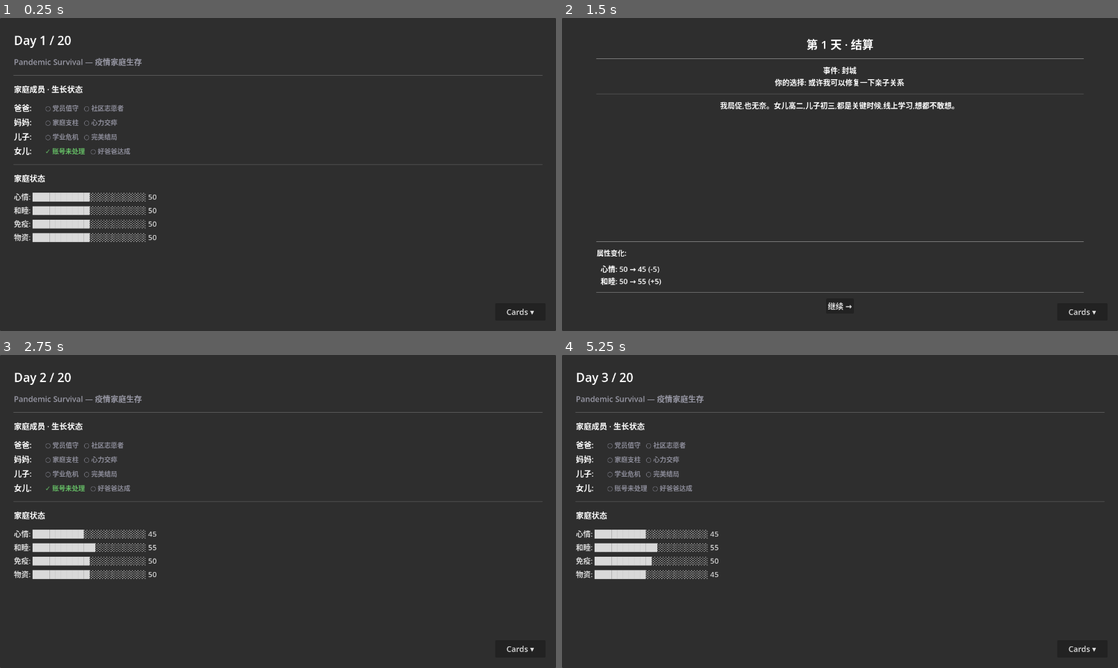
Above: before the commit, frames 1-4 (two rows, left to right).
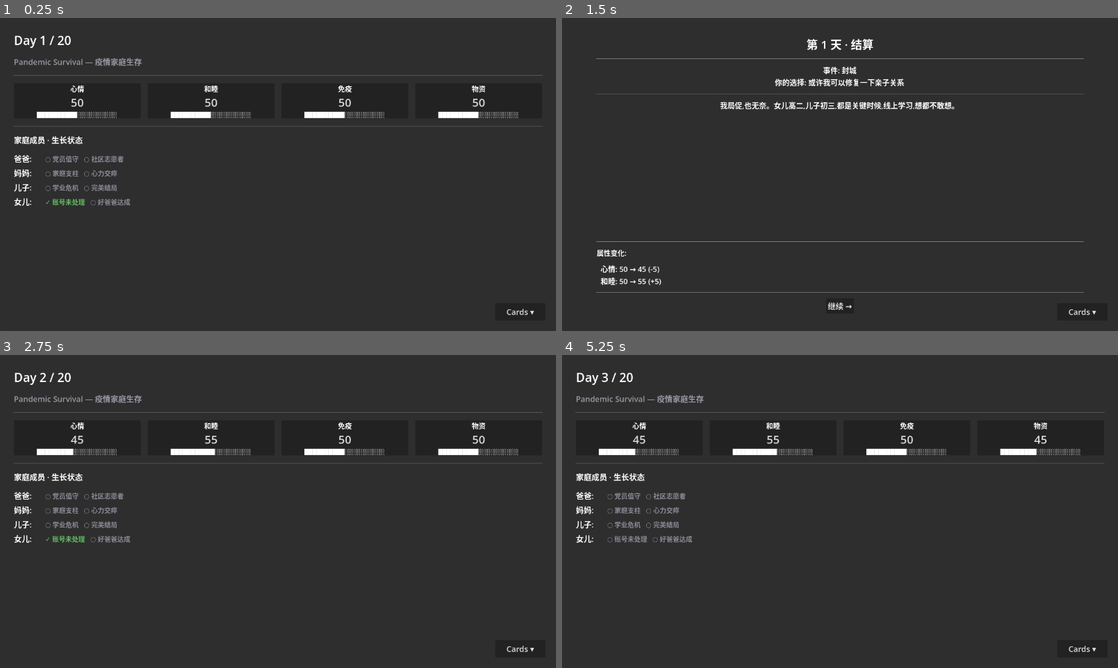
Above: after the commit, the same moments.

Repository: edudong999/GGJ
Game: Godot game, scene res://scenes/Main.tscn
The game is run twice, just before and just after one commit, with the same random seed, the same clock (stepped at 60 frames per second) and the same inputs.
Inputs:
- Up to frame 1 (0.25 s): no input
- Up to frame 2 (1.5 s): click "Cards ▾" at 0.5 s; click "1. 或许我可以修复一下亲子关系" at 1.25 s
- Up to frame 3 (2.75 s): click "继续 →" at 2 s
- Up to frame 4 (5.25 s): click "Cards ▾" at 2.75 s; click "Cards ▾" at 3.5 s; click "1. 再不训斥一顿就长歪了!" at 4.25 s; click "继续 →" at 5 s

The runs differ from the first frame. In frame 1, 4.9% of the frame differs, in the area x 2-94%, y 21-72%; in frame 2, nothing differs; in frame 3, 4.9%; in frame 4, 4.9%.

Commit message:
UI: show 4 attributes as a top row; add collapse toggle for ending panel
Attributes now render horizontally in a 4-column row directly under the day
label, each cell showing label + value + colored bar. Ending overlay gets a
collapse button; collapsed state shows a small badge in the top-right that
re-opens the overlay.

Co-Authored-By: Claude Opus 4.7 <noreply@anthropic.com>

Diff:
--- a/project.godot
+++ b/project.godot
@@ -8,12 +8,16 @@
 
 config_version=5
 
+[animation]
+
+compatibility/default_parent_skeleton_in_mesh_instance_3d=true
+
 [application]
 
 config/name="Pandemic Survival"
 config/description="一款关于疫情背景下家庭抉择的卡牌游戏 Demo"
 run/main_scene="res://scenes/Main.tscn"
-config/features=PackedStringArray("4.2", "GL Compatibility")
+config/features=PackedStringArray("4.7", "GL Compatibility")
 
 [autoload]
 
--- a/scenes/Main.tscn
+++ b/scenes/Main.tscn
@@ -49,24 +49,19 @@
 [node name="HSep1" type="HSeparator" parent="MainScene/Margin/VBox"]
 layout_mode = 2
 
+[node name="AttrRow" type="HBoxContainer" parent="MainScene/Margin/VBox"]
+layout_mode = 2
+theme_override_constants/separation = 16
+
+[node name="HSep2" type="HSeparator" parent="MainScene/Margin/VBox"]
+layout_mode = 2
+
 [node name="FamilyLabel" type="Label" parent="MainScene/Margin/VBox"]
 layout_mode = 2
 text = "家庭成员 · 生长状态"
 theme_override_font_sizes/font_size = 18
 
 [node name="FamilyStatus" type="VBoxContainer" parent="MainScene/Margin/VBox"]
-layout_mode = 2
-theme_override_constants/separation = 6
-
-[node name="HSep2" type="HSeparator" parent="MainScene/Margin/VBox"]
-layout_mode = 2
-
-[node name="AttrLabel" type="Label" parent="MainScene/Margin/VBox"]
-layout_mode = 2
-text = "家庭状态"
-theme_override_font_sizes/font_size = 18
-
-[node name="Attributes" type="VBoxContainer" parent="MainScene/Margin/VBox"]
 layout_mode = 2
 theme_override_constants/separation = 6
 
@@ -226,7 +221,17 @@
 autowrap_mode = 3
 theme_override_font_sizes/font_size = 17
 
-[node name="RestartButton" type="Button" parent="EndOverlay/VBox"]
+[node name="ButtonRow" type="HBoxContainer" parent="EndOverlay/VBox"]
+layout_mode = 2
+alignment = 1
+theme_override_constants/separation = 16
+
+[node name="CollapseBtn" type="Button" parent="EndOverlay/VBox/ButtonRow"]
+layout_mode = 2
+text = "收起 ▾"
+theme_override_font_sizes/font_size = 18
+
+[node name="RestartButton" type="Button" parent="EndOverlay/VBox/ButtonRow"]
 layout_mode = 2
 text = "重新开始"
 theme_override_font_sizes/font_size = 20
@@ -246,3 +251,18 @@
 grow_vertical = 0
 text = "Cards ▾"
 theme_override_font_sizes/font_size = 18
+
+[node name="EndBadge" type="Button" parent="."]
+visible = false
+layout_mode = 1
+anchors_preset = 1
+anchor_left = 1.0
+anchor_right = 1.0
+offset_left = -240.0
+offset_top = 24.0
+offset_right = -24.0
+offset_bottom = 64.0
+grow_horizontal = 0
+grow_vertical = 0
+text = "结局 ▴ 展开"
+theme_override_font_sizes/font_size = 16
--- a/scripts/Main.gd
+++ b/scripts/Main.gd
@@ -6,7 +6,7 @@
 @onready var main_scene: Panel = $MainScene
 @onready var day_label: Label = $MainScene/Margin/VBox/DayLabel
 @onready var family_status_box: VBoxContainer = $MainScene/Margin/VBox/FamilyStatus
-@onready var attributes_box: VBoxContainer = $MainScene/Margin/VBox/Attributes
+@onready var attr_row: HBoxContainer = $MainScene/Margin/VBox/AttrRow
 
 @onready var card_list: Panel = $CardList
 @onready var card_list_day_label: Label = $CardList/Margin/VBox/TopBar/DayLabel
@@ -23,7 +23,9 @@
 @onready var end_overlay: Panel = $EndOverlay
 @onready var end_title_label: Label = $EndOverlay/VBox/TitleLabel
 @onready var end_text_label: Label = $EndOverlay/VBox/TextLabel
-@onready var restart_button: Button = $EndOverlay/VBox/RestartButton
+@onready var collapse_button: Button = $EndOverlay/VBox/ButtonRow/CollapseBtn
+@onready var restart_button: Button = $EndOverlay/VBox/ButtonRow/RestartButton
+@onready var end_badge: Button = $EndBadge
 
 @onready var card_button: Button = $CardButton
 
@@ -34,6 +36,8 @@
 func _ready() -> void:
 	continue_button.pressed.connect(_on_continue_settlement)
 	restart_button.pressed.connect(_on_restart_pressed)
+	collapse_button.pressed.connect(_on_collapse_ending)
+	end_badge.pressed.connect(_on_show_ending)
 	card_button.pressed.connect(_on_card_button_pressed)
 	GameState.start_new_game()
 	_build_event_panels()
@@ -115,18 +119,38 @@
 
 
 func _render_attributes() -> void:
-	for child in attributes_box.get_children():
+	for child in attr_row.get_children():
 		child.queue_free()
 	for key in ATTRS:
-		var label := Label.new()
+		var box := PanelContainer.new()
+		box.size_flags_horizontal = Control.SIZE_EXPAND_FILL
+		var vbox := VBoxContainer.new()
+		vbox.add_theme_constant_override("separation", 2)
+		box.add_child(vbox)
+
+		var name_label := Label.new()
+		name_label.text = GameState.get_attribute_label(key)
+		name_label.horizontal_alignment = HORIZONTAL_ALIGNMENT_CENTER
+		name_label.add_theme_font_size_override("font_size", 16)
+		vbox.add_child(name_label)
+
 		var value: int = GameState[key]
+		var value_label := Label.new()
+		value_label.text = "%d" % value
+		value_label.horizontal_alignment = HORIZONTAL_ALIGNMENT_CENTER
+		value_label.add_theme_font_size_override("font_size", 26)
+		value_label.add_theme_color_override("font_color", _attr_color(value))
+		vbox.add_child(value_label)
+
 		var filled_count: int = value / 5
 		var empty_count: int = (100 - value) / 5
-		var bar: String = "█".repeat(filled_count) + "░".repeat(empty_count)
-		label.text = "%s: %s %d" % [GameState.get_attribute_label(key), bar, value]
-		label.add_theme_font_size_override("font_size", 17)
-		label.add_theme_color_override("font_color", _attr_color(value))
-		attributes_box.add_child(label)
+		var bar_label := Label.new()
+		bar_label.text = "█".repeat(filled_count) + "░".repeat(empty_count)
+		bar_label.horizontal_alignment = HORIZONTAL_ALIGNMENT_CENTER
+		bar_label.add_theme_font_size_override("font_size", 12)
+		vbox.add_child(bar_label)
+
+		attr_row.add_child(box)
 
 
 func _attr_color(value: int) -> Color:
@@ -261,13 +285,29 @@
 	settlement_panel.visible = false
 	card_button.visible = false
 	end_overlay.visible = true
+	end_badge.visible = false
 	var e: Dictionary = GameState.get_ending()
 	end_title_label.text = e["title"]
 	end_text_label.text = e["text"]
+	end_badge.text = "结局: %s ▴ 展开" % e["title"]
+
+
+func _on_collapse_ending() -> void:
+	end_overlay.visible = false
+	end_badge.visible = true
+	main_scene.visible = true
+	_refresh_main_scene()
+
+
+func _on_show_ending() -> void:
+	main_scene.visible = false
+	end_overlay.visible = true
+	end_badge.visible = false
 
 
 func _on_restart_pressed() -> void:
 	end_overlay.visible = false
+	end_badge.visible = false
 	card_button.visible = true
 	cards_open = false
 	GameState.start_new_game()
